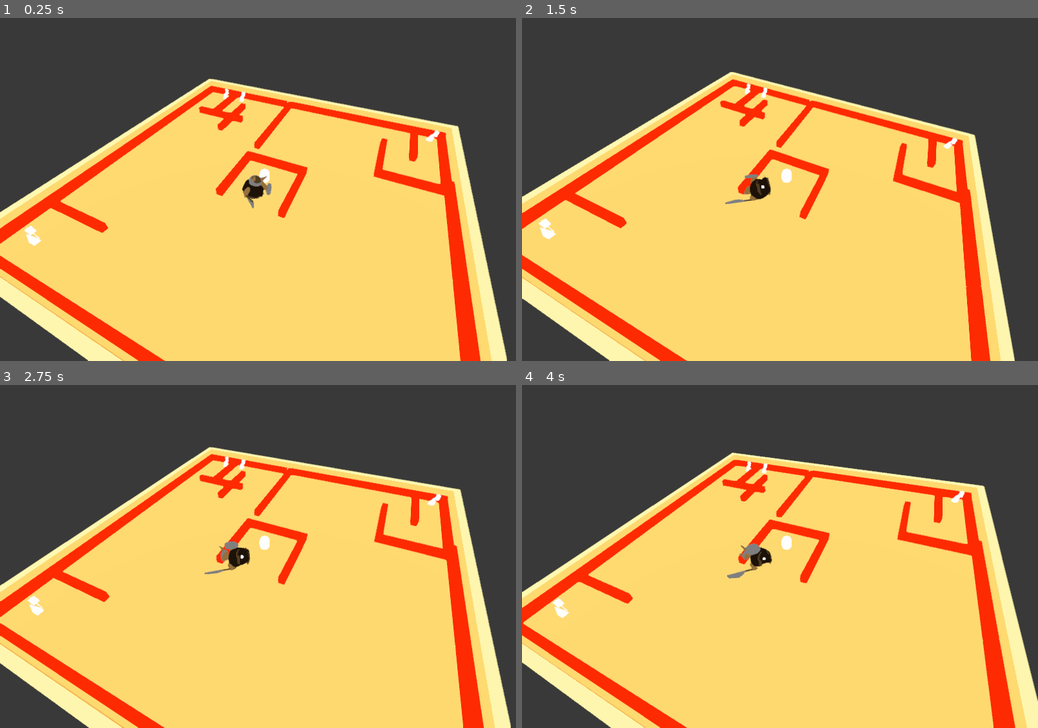
Above: before the commit, frames 1-4 (two rows, left to right).
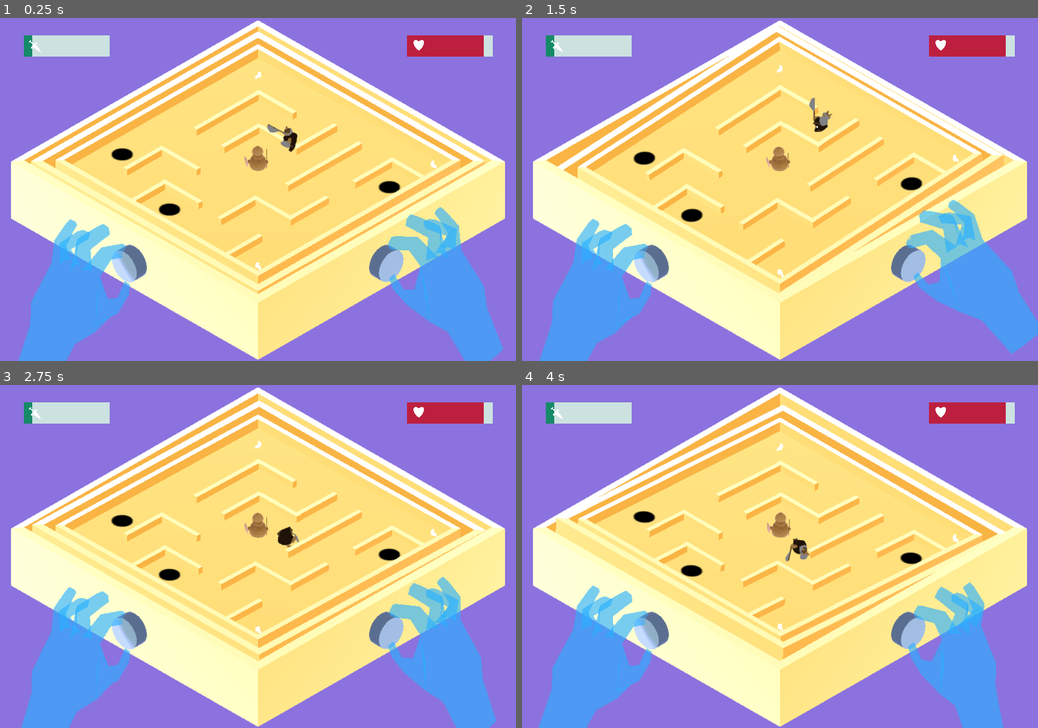
Above: after the commit, the same moments.

Repository: dannytaylor/ld49
Game: Godot game, scene res://levels/test_danny.tscn
Same seed, same stepped clock (60 frames per second), same inputs: the game is played once before the commit and once after it. Before the commit the project starts from res://levels/test.tscn.
Inputs (mouse positions are in pixels of both pictures, inside the frame that each line leads up to):
- Up to frame 1 (0.25 s): no input
- Up to frame 2 (1.5 s): move the mouse to (805, 189) at 0.52 s; click (805, 189) at 0.67 s; move the mouse to (754, 189) at 1.27 s; click (754, 189) at 1.42 s
- Up to frame 3 (2.75 s): move the mouse to (268, 549) at 2.02 s; click (268, 549) at 2.17 s
- Up to frame 4 (4 s): move the mouse to (774, 563) at 2.77 s; click (774, 563) at 2.92 s; move the mouse to (816, 559) at 3.52 s; click (816, 559) at 3.67 s

The runs differ from the first frame. In frame 1, 83% of the frame differs, in the area x 0-100%, y 0-100%; in frame 2, 82%; in frame 3, 83%; in frame 4, 83%.

Commit message:
fixed my error with the attackarea bounds

Diff:
--- a/project/assets/meshes/box_outer.gd
+++ b/project/assets/meshes/box_outer.gd
@@ -1,6 +1,6 @@
 extends Spatial
 
-onready var board = get_node("../Board")
+onready var board = get_tree().get_root().get_node("Spatial/Board")
 
 onready var box_mid = get_node("box_middle")
 onready var box_inner = get_node("box_middle/box_inner")
--- a/project/assets/meshes/player_mesh.tscn
+++ b/project/assets/meshes/player_mesh.tscn
@@ -1,17 +1,5 @@
-[gd_scene load_steps=4 format=2]
+[gd_scene load_steps=2 format=2]
 
 [ext_resource path="res://assets/meshes/player.glb" type="PackedScene" id=1]
 
-[sub_resource type="PhysicsMaterial" id=1]
-
-[sub_resource type="BoxShape" id=2]
-extents = Vector3( 1, 1.37508, 1 )
-
 [node name="player" instance=ExtResource( 1 )]
-
-[node name="StaticBody" type="StaticBody" parent="." index="1"]
-physics_material_override = SubResource( 1 )
-
-[node name="CollisionShape" type="CollisionShape" parent="StaticBody" index="0"]
-transform = Transform( 1, 0, 0, 0, 1, 0, 0, 0, 1, 0, 0.965968, 0 )
-shape = SubResource( 2 )
--- a/project/levels/Hero.gd
+++ b/project/levels/Hero.gd
@@ -2,9 +2,20 @@
 
 var attack_charged = false
 
+export(float) var health = 100.0 setget _set_health
+export(float) var level = 1 setget _set_level
+
 # Called when the node enters the scene tree for the first time.
 func _ready():
 	pass # Replace with function body.
+
+func _set_health(_health):
+	health = _health
+	get_tree().get_root().get_node("Spatial/UI/HealthBar").value = health
+
+func _set_level(_level):
+	level = _level
+	get_tree().get_root().get_node("Spatial/UI/XPBar").value = level
 
 func _get_melee_enemies():
 	return $AttackZone.get_overlapping_bodies()
@@ -26,10 +37,10 @@
 	print("Attacking enemy: " + closest_enemy.to_string())
 	var slashscn = load("res://objects/effects/slash.tscn")
 	var slash = slashscn.instance()
+	self.get_parent().add_child(slash)
 	slash.global_transform.origin = self.global_transform.origin
 	slash.look_at(closest_enemy.global_transform.origin, Vector3(0, 1, 0))
 	slash.rotate_object_local(Vector3(0,1,0), 3.14)
-	self.get_parent().add_child(slash)
 
 func _attack_all_enemies():
 	# Hit 'em all
--- a/project/levels/test_danny.tscn
+++ b/project/levels/test_danny.tscn
@@ -75,13 +75,11 @@
 transform = Transform( 1.41421, 0, 1.41421, -1.41421, -8.74228e-08, 1.41421, 6.18172e-08, -2, -6.18172e-08, 0, 1.9361e-08, 0.442929 )
 
 [node name="AttackZone" type="Area" parent="Board/Hero"]
-transform = Transform( 1, 0, 0, 0, 1, 3.55271e-15, 0, -3.55271e-15, 1, 0, 0, 0 )
-collision_layer = 128
-collision_mask = 128
+transform = Transform( 1, 0, 0, 0, 1, 1.77636e-14, 0, -1.77636e-14, 1, 0, -6.57756e-08, -1.50477 )
 
 [node name="c" type="CollisionShape" parent="Board/Hero/AttackZone"]
-transform = Transform( 1.5, 0, 0, 0, 1.5, 0, 0, 0, 1.5, 0, -5.57853e-08, -1.27622 )
-shape = SubResource( 8 )
+transform = Transform( 2.5, 0, 0, 0, 2.5, -1.77636e-14, 0, 2.84217e-14, 1, 0, -3.62271e-08, -0.828791 )
+shape = SubResource( 1 )
 
 [node name="AttackChargeTimer" type="Timer" parent="Board/Hero"]
 wait_time = 0.66
@@ -194,8 +192,9 @@
 margin_right = 1345.61
 margin_bottom = 140.0
 rect_scale = Vector2( 0.5, 0.5 )
-custom_styles/fg = SubResource( 4 )
-custom_styles/bg = SubResource( 5 )
+custom_styles/fg = SubResource( 3 )
+custom_styles/bg = SubResource( 4 )
+step = 1.0
 value = 90.0
 percent_visible = false
 __meta__ = {
@@ -208,9 +207,11 @@
 margin_right = 455.5
 margin_bottom = 140.0
 rect_scale = Vector2( 0.5, 0.5 )
-custom_styles/fg = SubResource( 6 )
-custom_styles/bg = SubResource( 5 )
-value = 90.0
+custom_styles/fg = SubResource( 5 )
+custom_styles/bg = SubResource( 4 )
+max_value = 10.0
+step = 1.0
+value = 1.0
 percent_visible = false
 __meta__ = {
 "_edit_use_anchors_": false
--- a/project/objects/Board/Board.gd
+++ b/project/objects/Board/Board.gd
@@ -3,6 +3,7 @@
 const max_tilt = 8
 const mouse_adjust = 0.05
 var mouse_delta = Vector2.ZERO
+var captureMouse = false
 
 # Called when the node enters the scene tree for the first time.
 func _ready():
@@ -31,3 +32,6 @@
 func _input(event):
 	if event is InputEventMouseMotion:
 		mouse_delta = event.relative * mouse_adjust
+		if not captureMouse:
+			Input.set_mouse_mode(Input.MOUSE_MODE_CAPTURED)
+			captureMouse = true
--- a/project/objects/Board/Board.tscn
+++ b/project/objects/Board/Board.tscn
@@ -27,7 +27,7 @@
 shape = SubResource( 1 )
 
 [node name="Roof" type="CollisionShape" parent="."]
-transform = Transform( 1, 0, 0, 0, 1, 0, 0, 0, 1, 0, 2.61393, 0 )
+transform = Transform( 1, 0, 0, 0, 1, 0, 0, 0, 1, 0, 2.91085, 0 )
 shape = SubResource( 2 )
 
 [node name="Wall" type="CollisionShape" parent="."]
--- a/project/objects/Camp/Camp.gd
+++ b/project/objects/Camp/Camp.gd
@@ -21,8 +21,9 @@
 # Called when the node enters the scene tree for the first time.
 func _ready():
 	rng.randomize()
-	if enemy_type == "goblin" or enemy_type == "hobgoblin" or enemy_type == "ogre":
-		monster_scene = load("res://objects/Enemy/Enemy.tscn")
+	# if enemy_type == "goblin" or enemy_type == "hobgoblin" or enemy_type == "ogre":
+	monster_scene = load("res://objects/Enemy/Enemy.tscn")
+
 	# First spawn is either a quarter of the duration or 4/5ths at most
 	$spawn_timer.wait_time = _get_rng_val(spawn_delay * (1.0 / 4.0), spawn_delay * (4.0 / 5.0))
 	$spawn_timer.start()
--- a/project/objects/effects/slash.tscn
+++ b/project/objects/effects/slash.tscn
@@ -24,7 +24,7 @@
 script = ExtResource( 1 )
 
 [node name="MeshInstance" type="MeshInstance" parent="."]
-transform = Transform( 0.05, 0, 0, 0, -6.55671e-09, -0.025, 0, 0.15, -1.09278e-09, 0, 0, 0 )
+transform = Transform( 0.2, 0, 0, 0, -8.74228e-09, -0.05, 0, 0.2, -2.18557e-09, 0, 0, 0 )
 mesh = SubResource( 1 )
 material/0 = SubResource( 2 )
 
--- a/project/project.godot
+++ b/project/project.godot
@@ -11,7 +11,7 @@
 [application]
 
 config/name="ld49"
-run/main_scene="res://levels/test.tscn"
+run/main_scene="res://levels/test_danny.tscn"
 config/icon="res://icon.png"
 
 [display]
@@ -37,5 +37,6 @@
 
 [rendering]
 
+quality/driver/driver_name="GLES2"
 quality/filters/use_fxaa=true
 environment/default_environment="res://default_env.tres"
Binary file changed: project/icon.png
Not shown: 3 places in project/levels/test_danny.tscn that only renumber resources
Not shown, added: project/icon.png.bak
